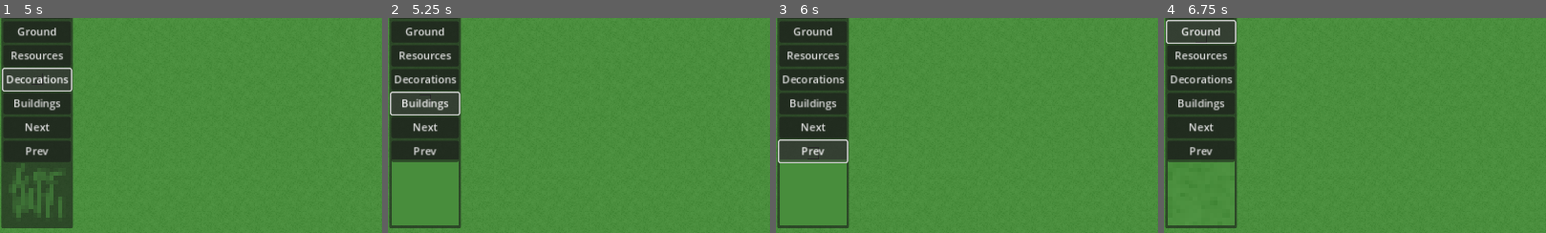
Above: before the commit, frames 1-4 (left to right).
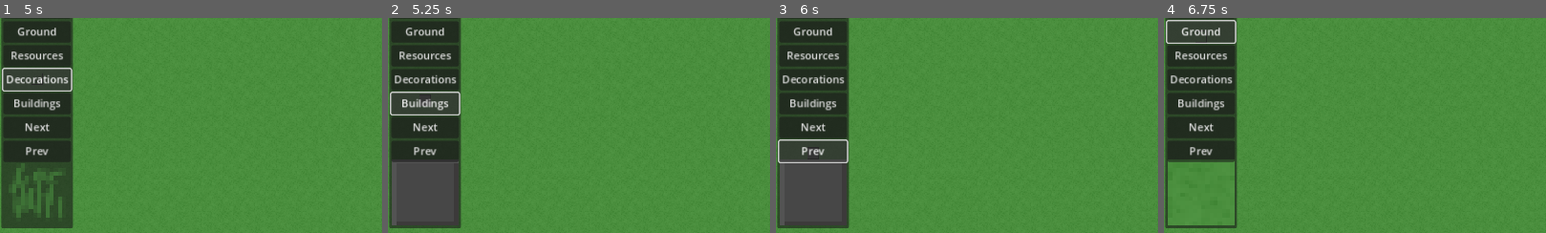
Above: after the commit, the same moments.

Repository: wssuomi/pirate-jam-14
Game: Godot game, scene res://scenes/main_menu.tscn
Two runs of this game, one before a commit and one after it. Both use one fixed random seed, a clock stepped at 60 frames per second and the inputs below.
Inputs:
- Up to frame 1 (5 s): click "Editor" at 0.5 s; click "Next" at 1.25 s; click "Next" at 2 s; click "Ground" at 2.75 s; click "Resources" at 3.5 s; click "Decorations" at 4.25 s
- Up to frame 2 (5.25 s): click "Buildings" at 5 s
- Up to frame 3 (6 s): click "Prev" at 5.75 s
- Up to frame 4 (6.75 s): click "Ground" at 6.5 s
The pictures show only the part of the screen within x 0-50%, y 17-67%; the shares and areas given below are measured in that part.

Frame 1 is identical in both runs. In frame 2, 5.2% of the frame differs, in the area x 1-19%, y 66-97%; in frame 3, 5.1%; in frame 4, nothing differs.

Commit message:
fixed building tiles going on the wrong layer

Diff:
--- a/scripts/editor.gd
+++ b/scripts/editor.gd
@@ -30,7 +30,7 @@
 	Vector2i(4,0),Vector2i(4,1),Vector2i(5,1),
 	Vector2i(6,1),Vector2i(4,3),Vector2i(5,3)
 	]
-var building_tiles: Array[Vector2i] = [Vector2i(-1,-1)]
+var building_tiles: Array[Vector2i] = [Vector2i(0,4)]
 var selected_tiles: Array[Vector2i] = ground_tiles
 
 func _on_quit_pressed():
@@ -50,7 +50,7 @@
 					2:
 						tile.resource_sprite = resource_tiles[current_tile]
 					3:
-						tile.resource_sprite = resource_tiles[current_tile]
+						tile.building_sprite = building_tiles[current_tile]
 				update_tile(tile)
 		if Input.is_action_pressed("erase_tile") and not mouse_on_ui:
 			var pos: Vector2i = map.local_to_map(get_global_mouse_position())
@@ -62,7 +62,7 @@
 					2:
 						tile.resource_sprite = Vector2i(-1,-1)
 					3:
-						tile.resource_sprite = Vector2i(-1,-1)
+						tile.building_sprite = Vector2i(-1,-1)
 				update_tile(tile)
 func _process(_delta):
 	preview_tile.position = map.map_to_local(map.local_to_map(get_global_mouse_position())) - Vector2(8,8)
Binary file changed: assets/map_tiles.png
